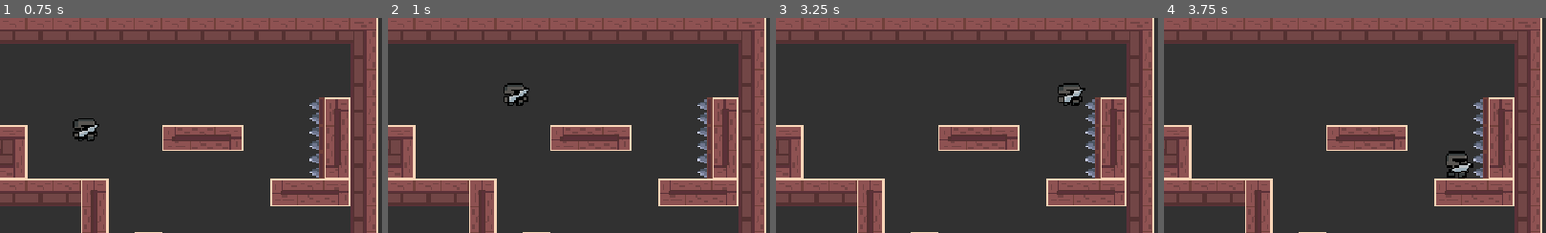
Above: before the commit, frames 1-4 (left to right).
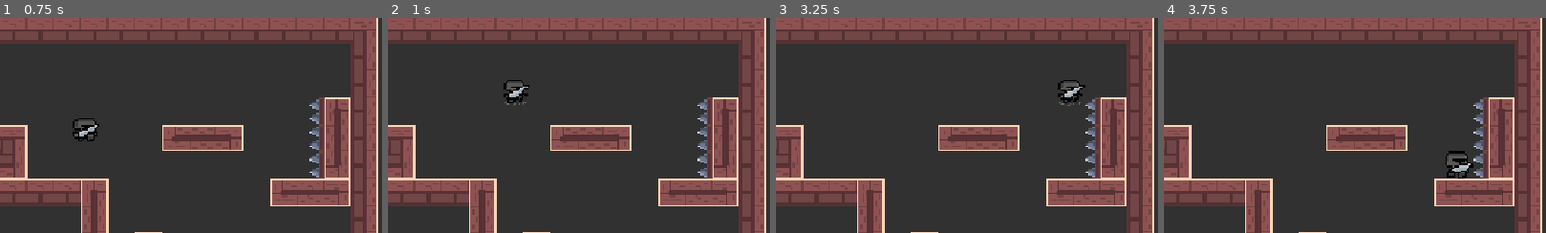
Above: after the commit, the same moments.

Repository: Marcausente/KnightGame2DGodot
Game: Godot game, scene res://Escenas/escena_principal/escena_principal.tscn
Two runs of this game, one before a commit and one after it. Both use one fixed random seed, a clock stepped at 60 frames per second and the inputs below.
Inputs:
- Up to frame 1 (0.75 s): tap Enter (ui_accept) at 0.5 s; hold Right (ui_right) from 0.53 s (still down)
- Up to frame 2 (1 s): keep holding Right (ui_right); tap Enter (ui_accept) at 0.77 s
- Up to frame 3 (3.25 s): tap Enter (ui_accept) at 1.52, 2.75, 3.02 s; release Right (ui_right) at 2.03 s; hold Left (ui_left) 2.03-2.78 s; hold Right (ui_right) from 2.78 s (still down)
- Up to frame 4 (3.75 s): keep holding Right (ui_right)
The pictures show only the part of the screen within x 50-100%, y 0-50%; the shares and areas given below are measured in that part.

Frame 1 is identical in both runs. In frame 2, 0.5% of the frame differs, in the area x 30-37%, y 28-41%; in frame 3, 0.6%, in the area x 73-81%, y 28-41%; in frame 4, nothing differs.

Commit message:
FEAT: Animacion se ejecuta al hacer el doble salto

Diff:
--- a/Escenas/personaje/personaje.gd
+++ b/Escenas/personaje/personaje.gd
@@ -36,7 +36,10 @@
 
 func animaciones():
 	if !is_on_floor():
-		%AnimacionesPersonaje.play("saltar")
+		if contador_salto == 0:
+			%AnimacionesPersonaje.play("doble_salto")
+		else:
+			%AnimacionesPersonaje.play("saltar")
 	elif velocity.x != 0:
 		%AnimacionesPersonaje.play("correr")
 	else:
